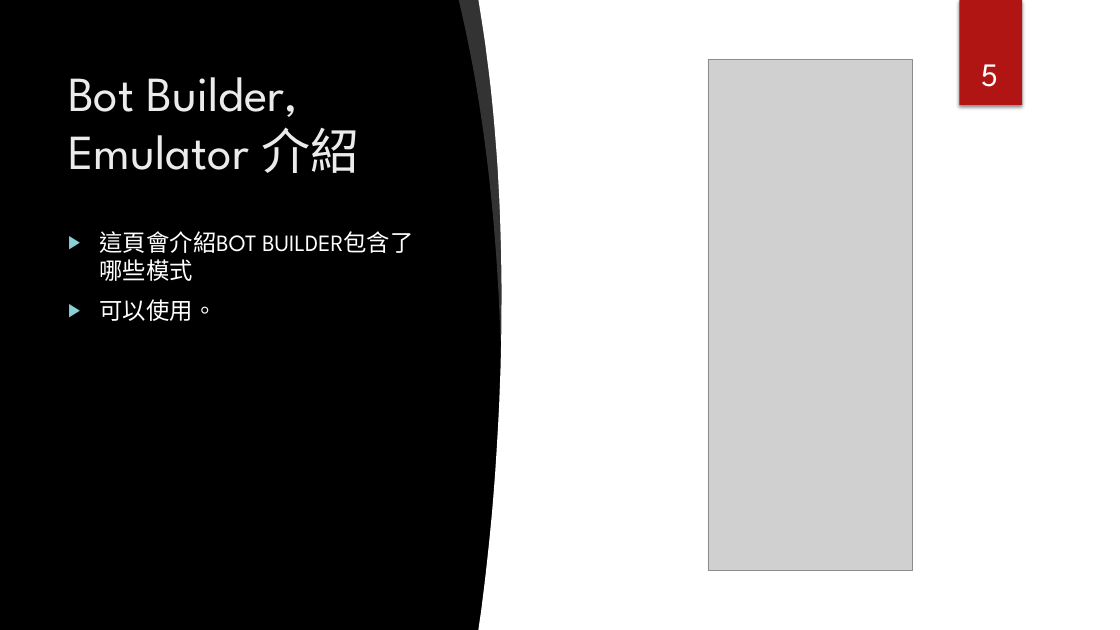
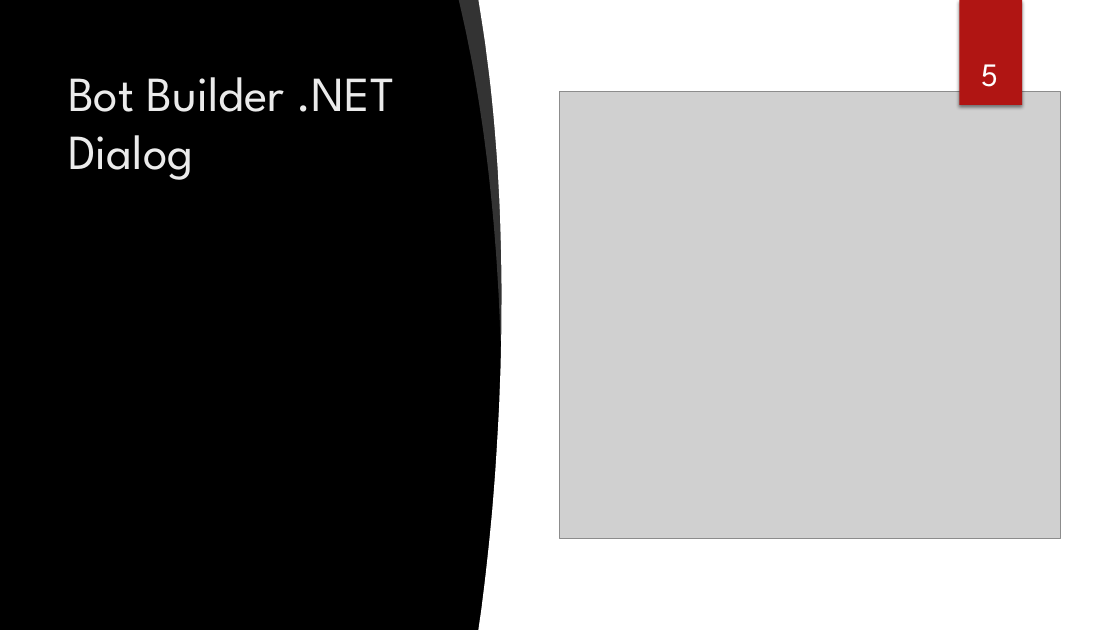
Before and after one commit to Johndgnzj/FCULab.GraphAndBot, a slide deck: slide 5 of Documents/Workshop-Day2_BotFramework.pptx. Drawn at 1120x630 pixels with LibreOffice and Linux fonts; fonts in the diff are those of the drawing; grey boxes stand for pictures; background and template pictures are left out. Boxes give left, top, right and bottom in pixels: in the first picture for what was removed or moved away, otherwise in the second. Text is boxed around its words. In the diff, an @@ line names an element or a change of style, - is before the commit and + after.

```diff
--- a/Documents/Workshop-Day2_BotFramework.pptx
+++ b/Documents/Workshop-Day2_BotFramework.pptx
@@ title at (68,77,394,180): text changed @@
-Bot Builder, Emulator 介紹
+Bot Builder .NET Dialog
@@ picture removed at (708,60,912,571) @@
@@ picture added at (560,92,1060,539) @@
@@ text removed at (100,231,257,321) @@
-▶ 這頁會介紹BOT BUILDER包含了哪些模式
-▶ 可以使用。
```
Also in this commit, not shown: 5 other slides changed, 6 slides added, 1 slide removed, 7 other files.
